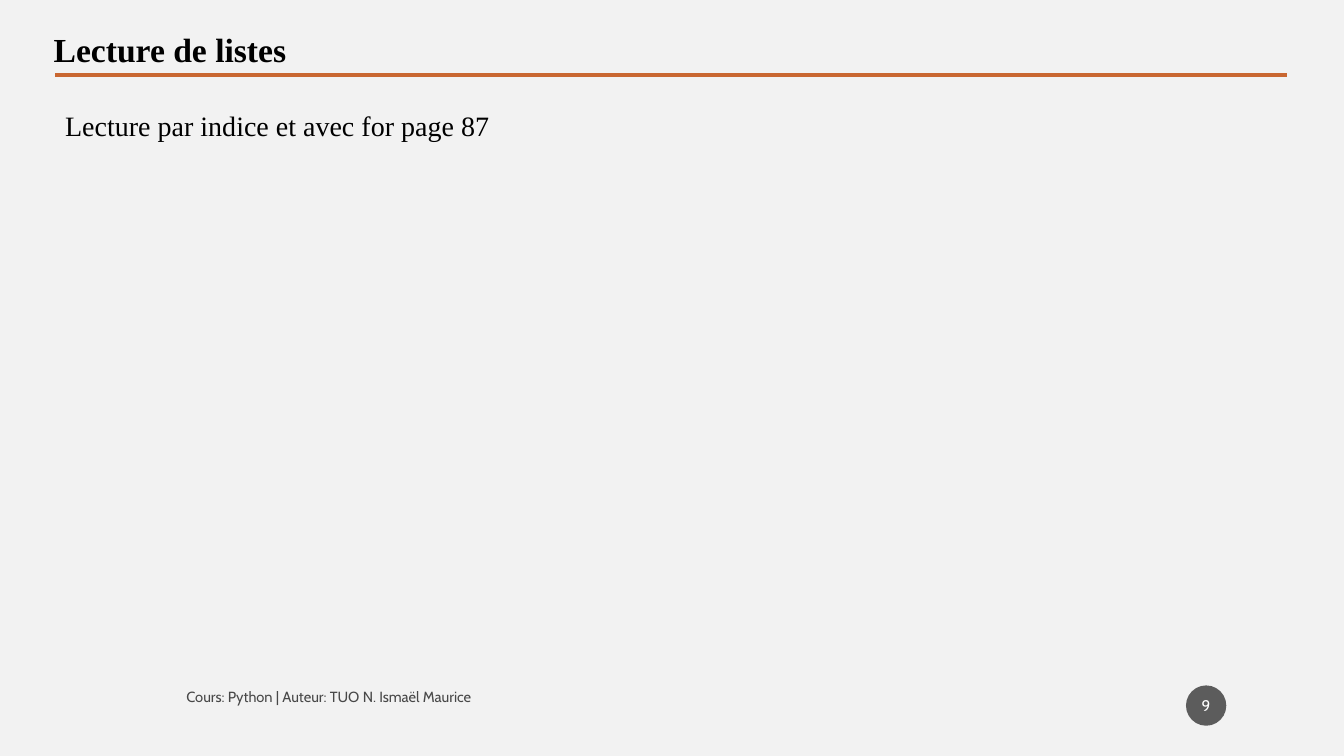
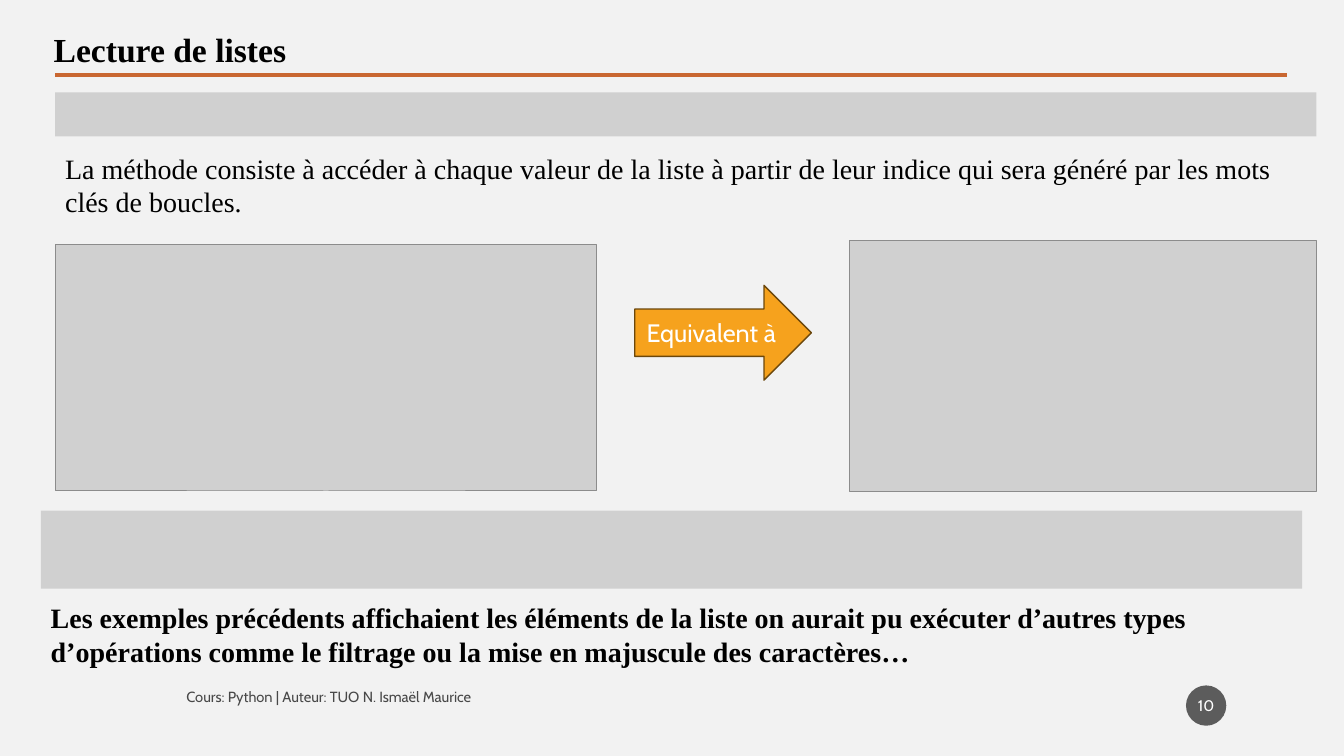
Before and after one commit to tisma95/cours-python, a slide deck: slide 10 of source/Chapitre 9 - Les listes.pptx (slide 9 before the commit). Drawn at 1344x756 pixels with LibreOffice and Linux fonts; fonts in the diff are those of the drawing; grey boxes stand for pictures. Boxes give left, top, right and bottom in pixels: in the first picture for what was removed or moved away, otherwise in the second. Text is boxed around its words. In the diff, an @@ line names an element or a change of style, - is before the commit and + after.

Commit message:
Feat (chp9): Chapitre sur les listes
Ajout du parcours, suppression

```diff
--- a/source/Chapitre 9 - Les listes.pptx
+++ b/source/Chapitre 9 - Les listes.pptx
@@ picture added at (55,93,1317,137) @@
@@ text removed at (65,116,489,142) @@
-Lecture par indice et avec for page 87
@@ text added at (65,159,1269,213), 20 pt, text #000000 @@
+La méthode consiste à accéder à chaque valeur de la liste à partir de leur indice qui sera généré par les mots clés de boucles.
@@ picture added at (55,245,597,491) @@
@@ picture added at (850,241,1317,491) @@
@@ right arrow added at (635,285,812,380), fill #F6A21D, outline #6C470D 1 pt, 18 pt, text #FFFFFF @@
+Equivalent à
@@ picture added at (40,511,1302,589) @@
@@ text added at (51,608,1185,667), 20 pt, text #000000, bold @@
+Les exemples précédents affichaient les éléments de la liste on aurait pu exécuter d’autres types d’opérations comme le filtrage ou la mise en majuscule des caractères…
@@ page number at (1198,700,1214,711): text changed @@
-9
+10
```
Also in this commit, not shown: 6 other slides changed, 3 slides added, 3 other files.
